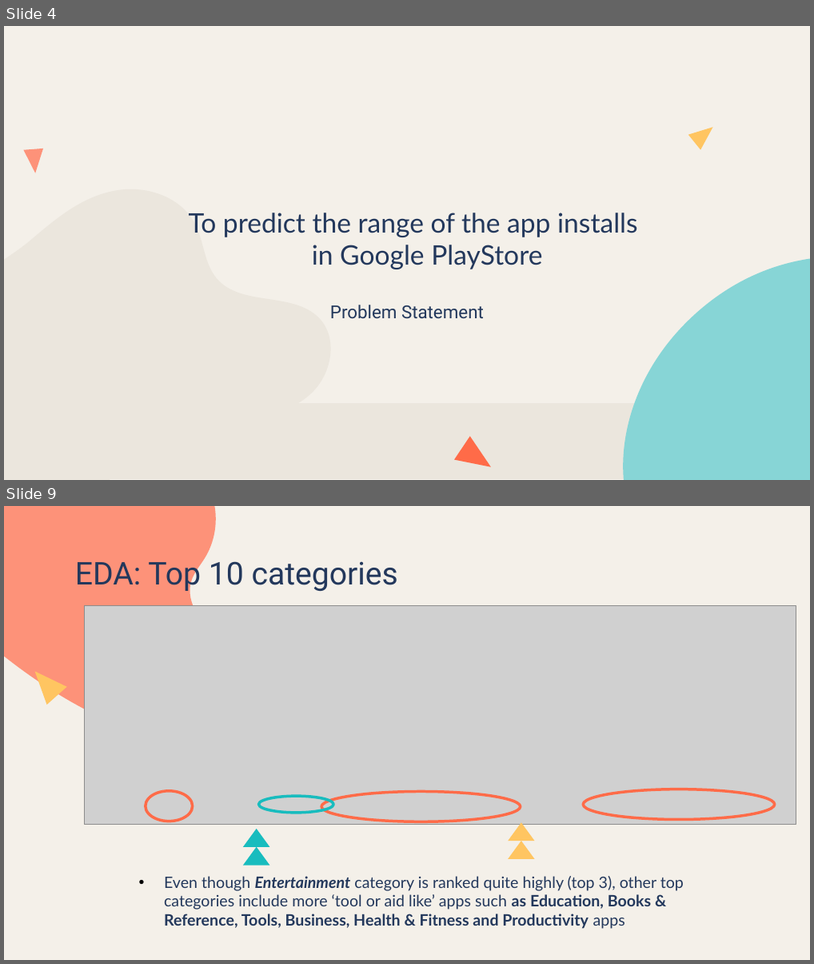
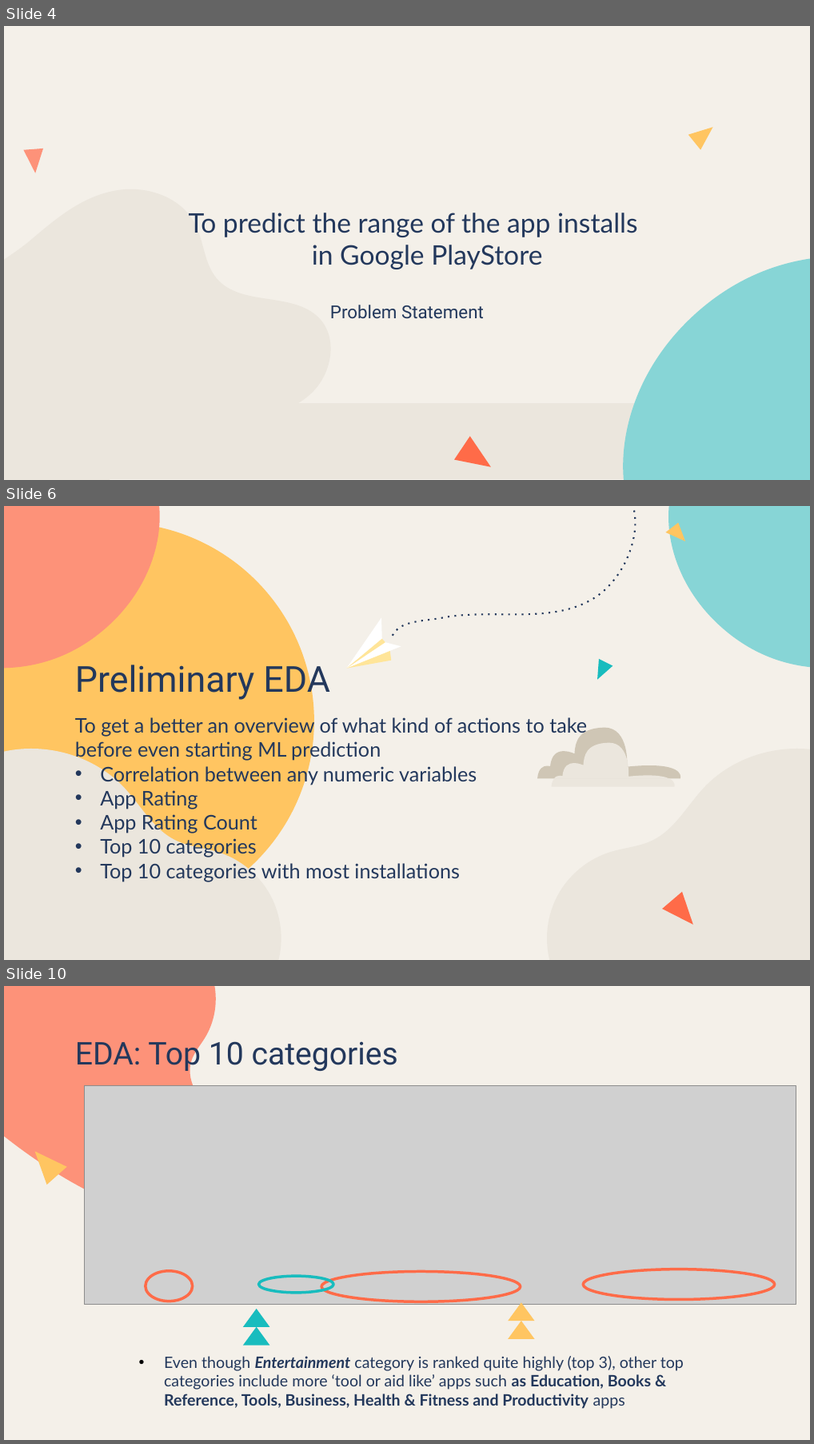
Before and after one commit to LiyanaRoslie/google-apps-ml, a slide deck: Final_Presentation.pptx. Shown one above the other, each under a label of ours: slides 4 and 9 before the commit, slides 4, 6 and 10 after it; the slides between them are not shown. The pictures are 814x964 and 814x1444 pixels, drawn with LibreOffice and Linux fonts; fonts in the diff are those of the drawing; grey boxes stand for pictures. Boxes give left, top, right and bottom in pixels: in the first picture for what was removed or moved away, otherwise in the second. Text is boxed around its words. In the diff, an @@ line names an element or a change of style, - is before the commit and + after.

```diff
--- a/Final_Presentation.pptx
+++ b/Final_Presentation.pptx
@@ slide 6 added at box(4, 506, 810, 960), background #F4F0E9 @@
@@ freeform shape added at box(393, 506, 635, 636), outline #23385C 1.5 pt dashed @@
@@ group added at box(345, 617, 402, 668): 4 freeform shapes @@
@@ title added at box(75, 659, 330, 701), 32 pt, text #23385C @@
+Preliminary EDA
@@ group added at box(4, 506, 810, 960): 7 freeform shapes, 1 ellipse @@
@@ subtitle added at box(75, 716, 587, 881), 18 pt, text #23385C @@
+To get a better an overview of what kind of actions to take before even starting ML prediction
+• Correlation between any numeric variables
+• App Rating
+• App Rating Count
+• Top 10 categories
+• Top 10 categories with most installations
@@ freeform shape added at box(538, 728, 686, 779), fill #CFC6B5 @@
@@ freeform shape added at box(554, 742, 670, 778), fill #EBE6DD @@
@@ freeform shape added at box(551, 760, 677, 787), fill #EBE6DD @@
@@ what was slide 9 is now slide 10 @@
```
Also in this commit, not shown: 12 slides changed, 1 other slide added.
